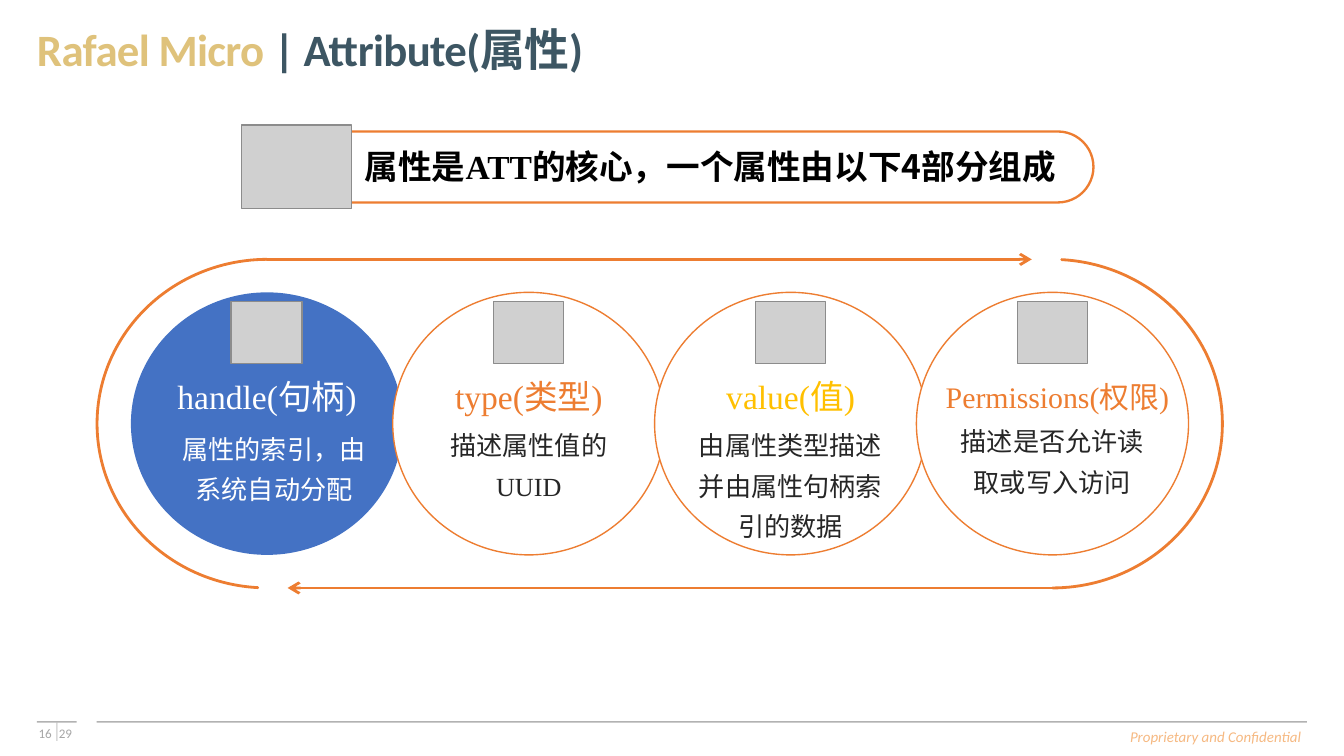
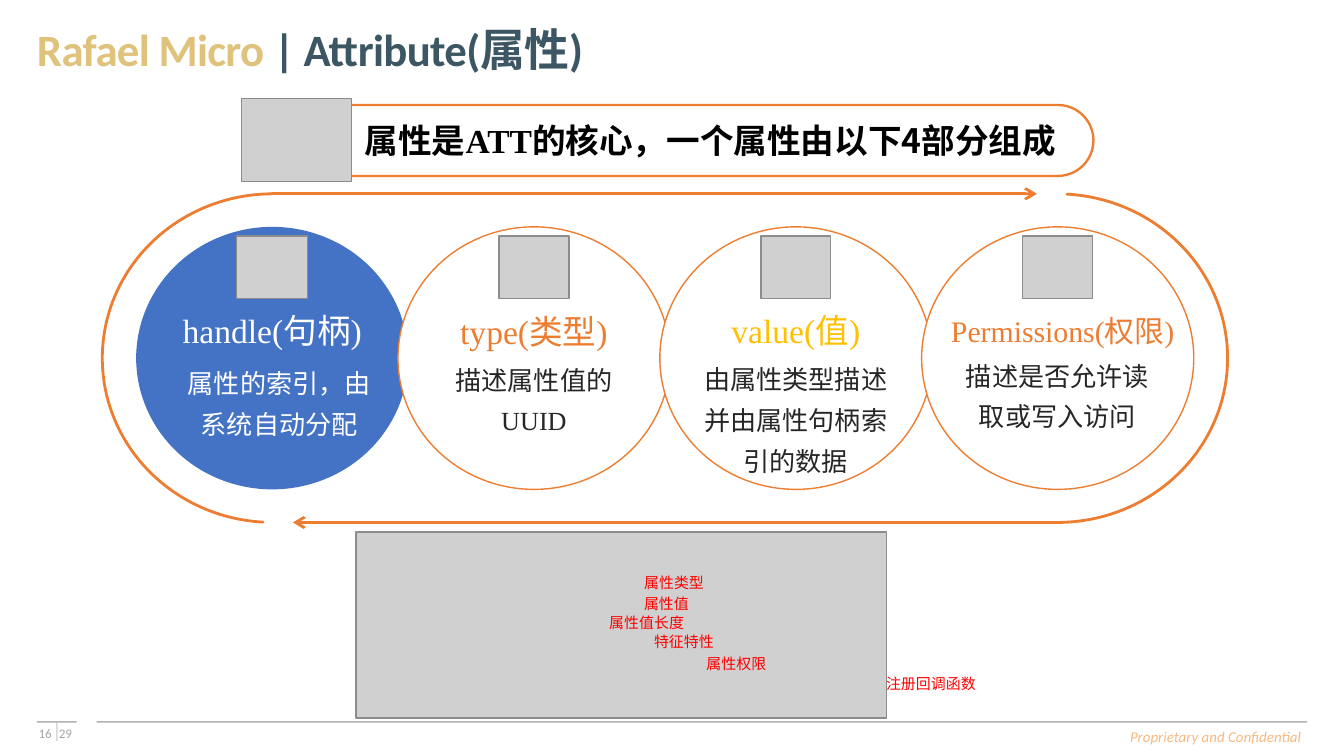
Before and after one commit to SimonLee584/rt58x_alpha_training_maindev, a slide deck: slide 16 of Meeting_Doc/Part-II_Ble_Spec/BLE学习报告(许浩彬).pptx. Drawn at 1344x756 pixels with LibreOffice and Linux fonts; fonts in the diff are those of the drawing; grey boxes stand for pictures; background and template pictures are left out. Boxes give left, top, right and bottom in pixels: in the first picture for what was removed or moved away, otherwise in the second. Text is boxed around its words. In the diff, an @@ line names an element or a change of style, - is before the commit and + after.

Commit message:
update PPT

```diff
--- a/Meeting_Doc/Part-II_Ble_Spec/BLE学习报告(许浩彬).pptx
+++ b/Meeting_Doc/Part-II_Ble_Spec/BLE学习报告(许浩彬).pptx
@@ 1 picture, 1 text, 1 rounded rectangle: place and size @@
-1 picture, 1 text, 1 rounded rectangle at [242,125,1094,208]
+1 picture, 1 text, 1 rounded rectangle at [242,98,1094,181]
@@ 8 texts, 4 pictures, 4 ellipses, 2 arc (boxed as its full ellipse)s, 2 arrows: place and size @@
-8 texts, 4 pictures, 4 ellipses, 2 arc (boxed as its full ellipse)s, 2 arrows at [97,259,1222,589]
+8 texts, 4 pictures, 4 ellipses, 2 arc (boxed as its full ellipse)s, 2 arrows at [102,194,1227,523]
@@ group added at [356,532,976,718]: 6 texts, 1 picture @@
+属性类型
+属性值
+特征特性
+属性权限
+属性值长度
+注册回调函数
```
Also in this commit, not shown: 4 other slides changed, 5 slides added.
